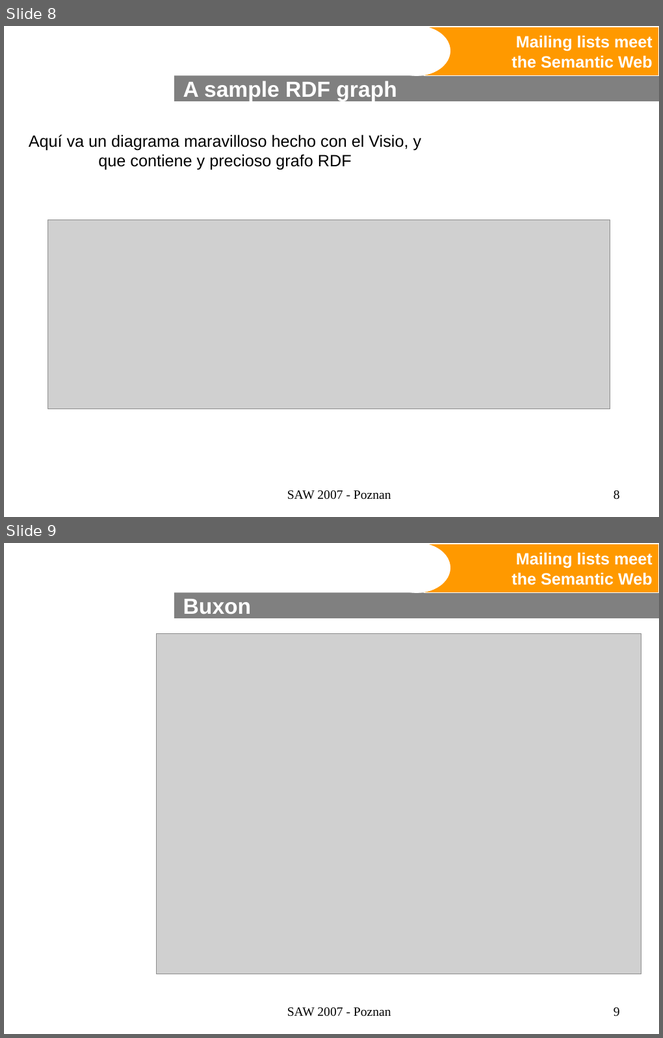
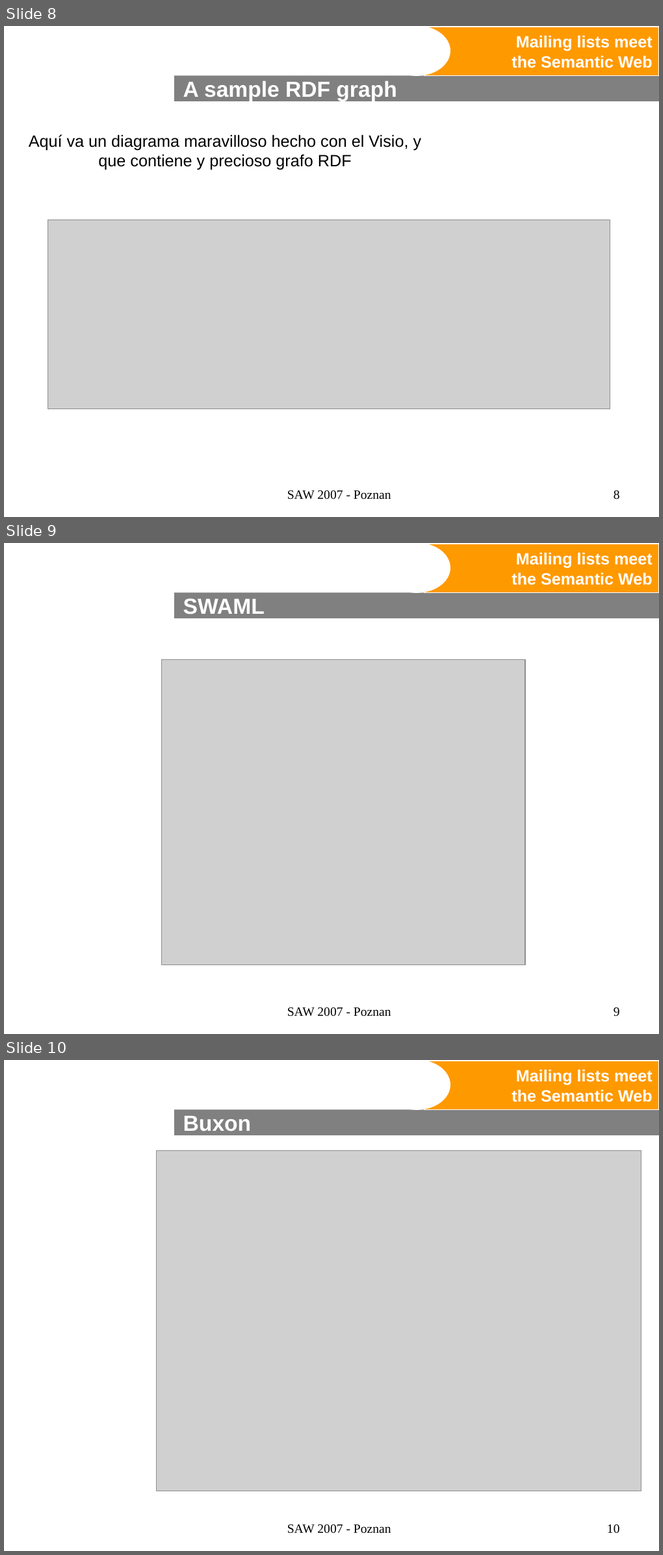
Before and after one commit to wikier/swaml, a slide deck: doc/talks/20070427-saw2007/swaml.ppt. Shown one above the other, each under a label of ours: slides 8 and 9 before the commit, slides 8, 9 and 10 after it. The pictures are 663x1038 and 663x1555 pixels, drawn with LibreOffice and Linux fonts; fonts in the diff are those of the drawing; grey boxes stand for pictures; background and template pictures are left out. Boxes give left, top, right and bottom in pixels: in the first picture for what was removed or moved away, otherwise in the second. Text is boxed around its words. In the diff, an @@ line names an element or a change of style, - is before the commit and + after.

```diff
--- a/doc/talks/20070427-saw2007/swaml.ppt
+++ b/doc/talks/20070427-saw2007/swaml.ppt
@@ slide 9 added at box(4, 543, 659, 1034), background #FFFFFF; not listed: 3 template elements that a slide beside it also shows @@
@@ title added at box(183, 598, 265, 614), 24 pt, text #FFFFFF, bold @@
+SWAML
@@ picture added at box(161, 659, 525, 965) @@
@@ text added at box(287, 1008, 391, 1017), 14 pt, text #000000 @@
+SAW 2007 - Poznan
@@ page number added at box(614, 1008, 620, 1017), 14 pt, text #000000 @@
+9
@@ what was slide 9 is now slide 10 @@
@@ page number at box(607, 1525, 620, 1534): text changed @@
-9
+10
```
Also in this commit, not shown: 2 slides changed.
